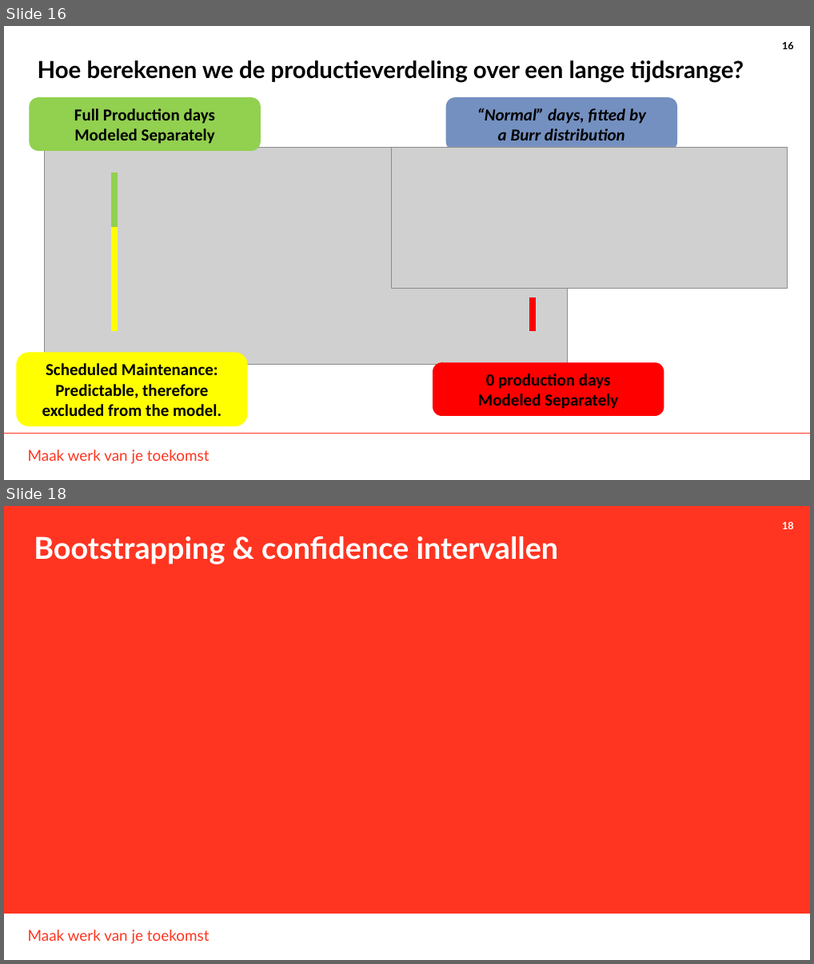
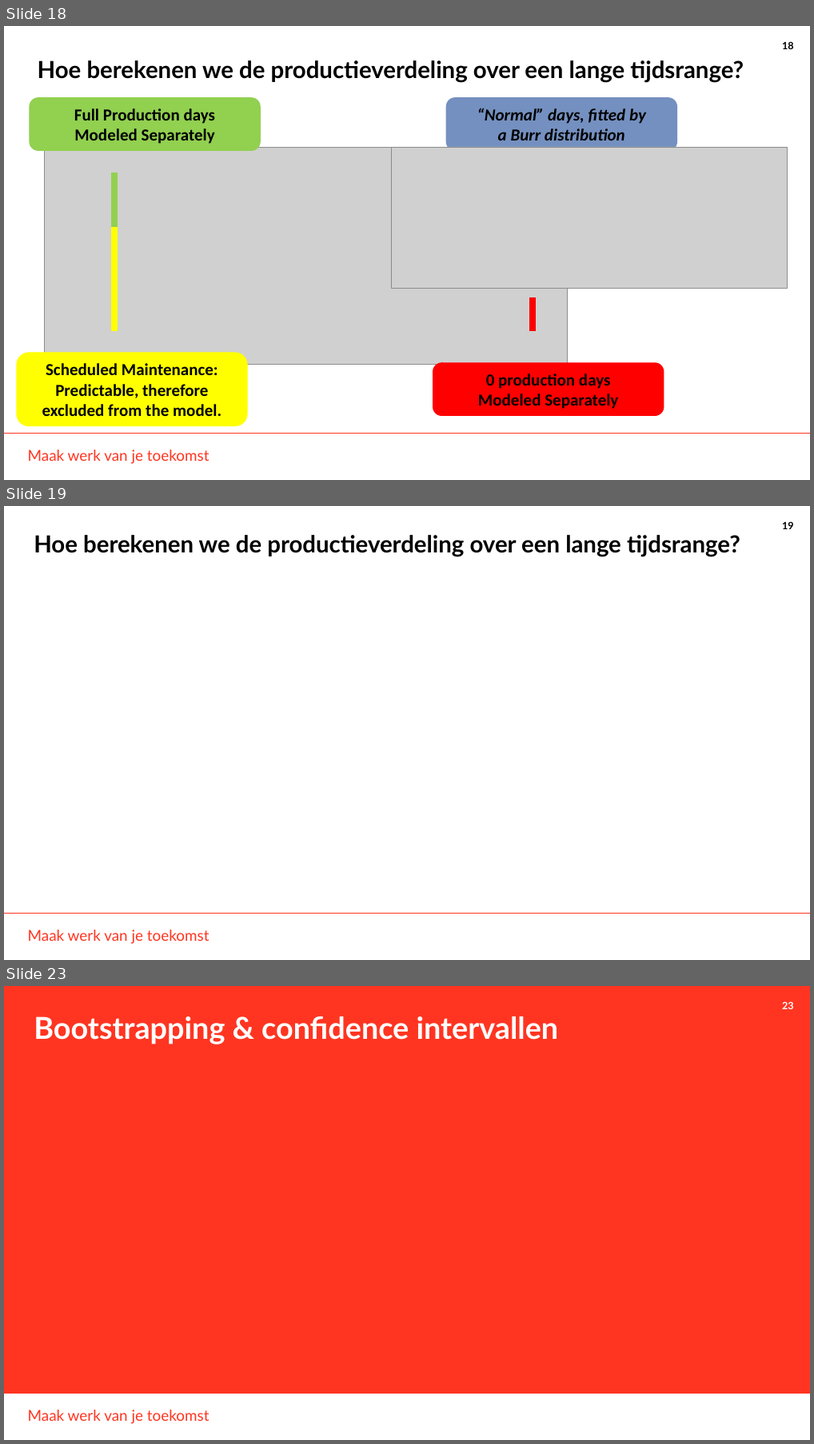
Before and after one commit to THellemans/data-science-syntra-ab, a slide deck: 06 statistiek/06 random sampling and sampling bias/06 random sampling and sampling bias.pptx. Shown one above the other, each under a label of ours: slides 16 and 18 before the commit, slides 18, 19 and 23 after it; the slides between them are not shown. The pictures are 814x964 and 814x1444 pixels, drawn with LibreOffice and Linux fonts; fonts in the diff are those of the drawing; grey boxes stand for pictures; background and template pictures are left out. Boxes give left, top, right and bottom in pixels: in the first picture for what was removed or moved away, otherwise in the second. Text is boxed around its words. In the diff, an @@ line names an element or a change of style, - is before the commit and + after.

```diff
--- a/06 statistiek/06 random sampling and sampling bias/06 random sampling and sampling bias.pptx
+++ b/06 statistiek/06 random sampling and sampling bias/06 random sampling and sampling bias.pptx
@@ slide 19 added at <box>4,506,810,960</box>, background #FFFFFF; not listed: 3 template elements that a slide beside it also shows @@
@@ title added at <box>34,535,741,557</box>, 28 pt, text #000000, bold @@
+Hoe berekenen we de productieverdeling over een lange tijdsrange?
@@ what was slide 16 is now slide 18 @@
@@ what was slide 18 is now slide 23 @@
@@ page number at <box>782,1002,794,1009</box>: text changed @@
-18
+23
```
Also in this commit, not shown: 5 slides changed, 4 other slides added, 29 other files.
